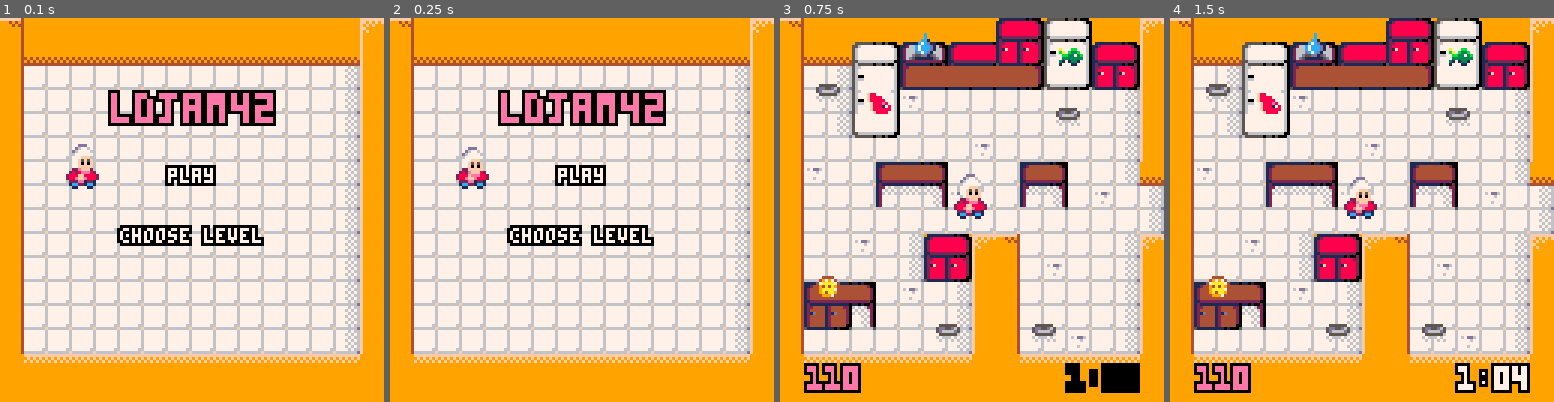
Above: before the commit, frames 1-4 (left to right).
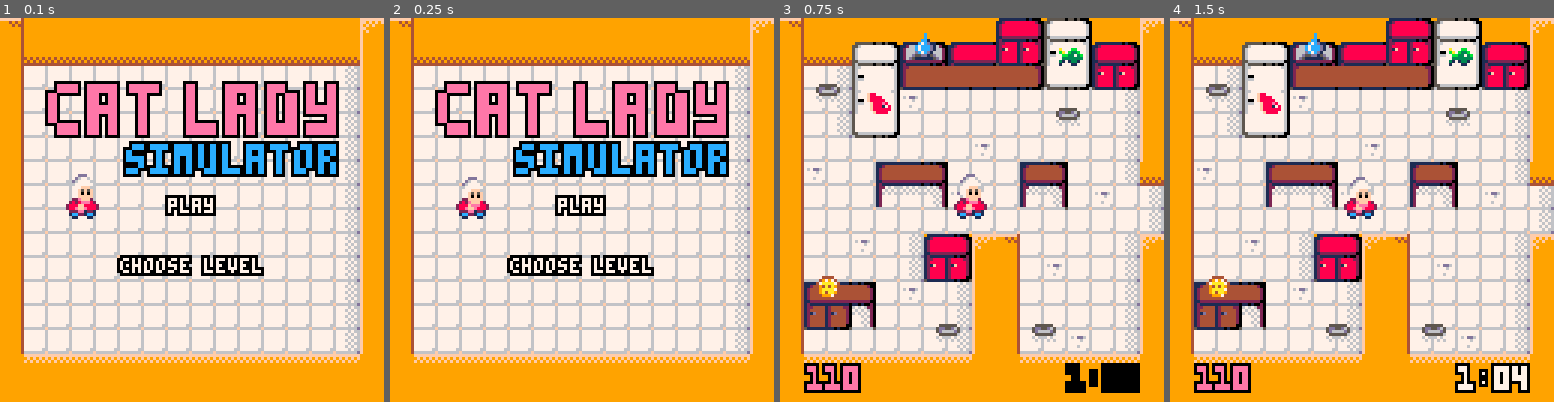
Above: after the commit, the same moments.

Repository: escargames/Cat-Lady-Simulator
Game: PICO-8 cartridge catlady.p8
Two runs of this game, one before a commit and one after it. Both use one fixed random seed, a clock stepped at 60 frames per second and the inputs below.
Inputs:
- Up to frame 1 (0.1 s): no input
- Up to frame 2 (0.25 s): no input
- Up to frame 3 (0.75 s): tap X (X key) at 0.33 s; tap O (Z key) at 0.7 s
- Up to frame 4 (1.5 s): tap X (X key) at 1.07 s

The runs differ from the first frame. In frame 1, 17% of the frame differs, in the area x 11-89%, y 16-68%; in frame 2, 17%; in frame 3, nothing differs; in frame 4, nothing differs.

Commit message:
Cat Lady Simulator in the title screen.

Diff:
--- a/catlady.p8
+++ b/catlady.p8
@@ -132,20 +132,20 @@
 function update_menu()
     update_cats()
     if btnp(3) then
-        player.y = 74
+        player.y = 84
         sfx(5)
     elseif btnp(2) then
-        player.y = 54
+        player.y = 64
         chooselevel = false
         sfx(5)
     end
 
-    if btnp(4) and player.y == 54 then
+    if btnp(4) and player.y == 64 then
         level = 1
         state = "play"
         begin_play()
         sfx(5)
-    elseif player.y == 74 then
+    elseif player.y == 84 then
         chooselevel = true
         if selectlevel < flevel and btnp(1) then
             selectlevel += 1
@@ -179,7 +179,7 @@
 function make_level(level)
     if level == 0 then
         return { cx = 0, cy = 48, width = 16, height = 16,
-                 start_x = 28, start_y = 54, speed = 2,
+                 start_x = 28, start_y = 64, speed = 2,
                  cats = {{x = 64, y = 110}},
                  resources = {} }
     end
@@ -540,17 +540,19 @@
 end
 
 function draw_menu()
-    csprint("ldjam42", 25, 12, 14)
-    cprint("play", 50, 7)
-    cprint("choose level", 70, 7)
+    cosprint("cat", 16, 22, 20, 14)
+    cosprint("lady", 62, 22, 20, 14)
+    cosprint("simulator", 42, 42, 12, 12)
+    cprint("play", 60, 7)
+    cprint("choose level", 80, 7)
 end
 
 function draw_chooselevel()
     if chooselevel then
         for i = 1, flevel do
-            cosprint(tostr(i), 64 - (flevel - 1)*10 + (i - 1)*20, 80, 6, 7)
-        end
-        rect(64 - (flevel - 1)*10 + (selectlevel - 1)*20 - 3, 80-3, 64 - (flevel - 1)*10 + (selectlevel - 1)*20 + 5, 80+7, 14)
+            cosprint(tostr(i), 64 - (flevel - 1)*10 + (i - 1)*20, 90, 6, 7)
+        end
+        rect(64 - (flevel - 1)*10 + (selectlevel - 1)*20 - 3, 90-3, 64 - (flevel - 1)*10 + (selectlevel - 1)*20 + 5, 90+7, 14)
     end
 end
 
